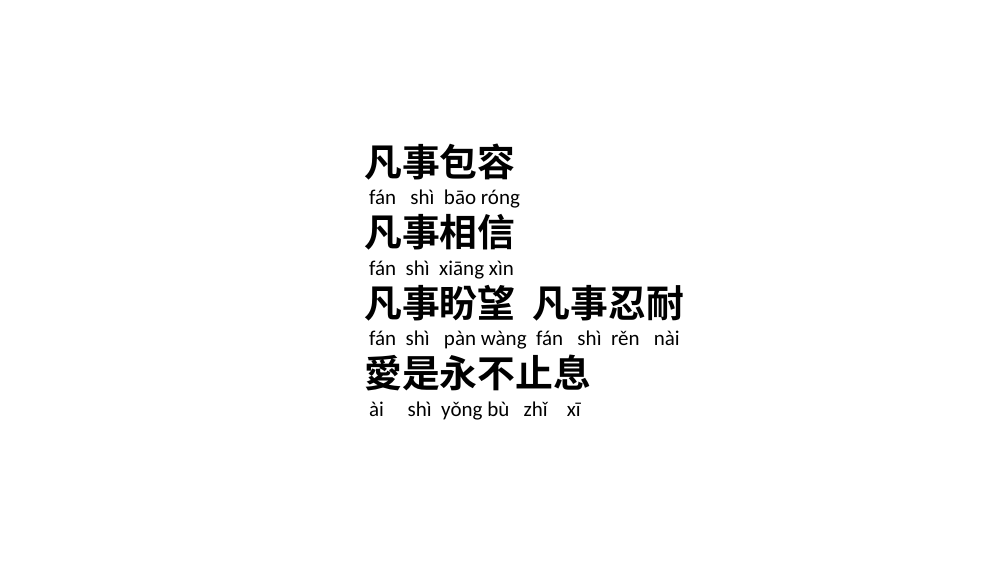
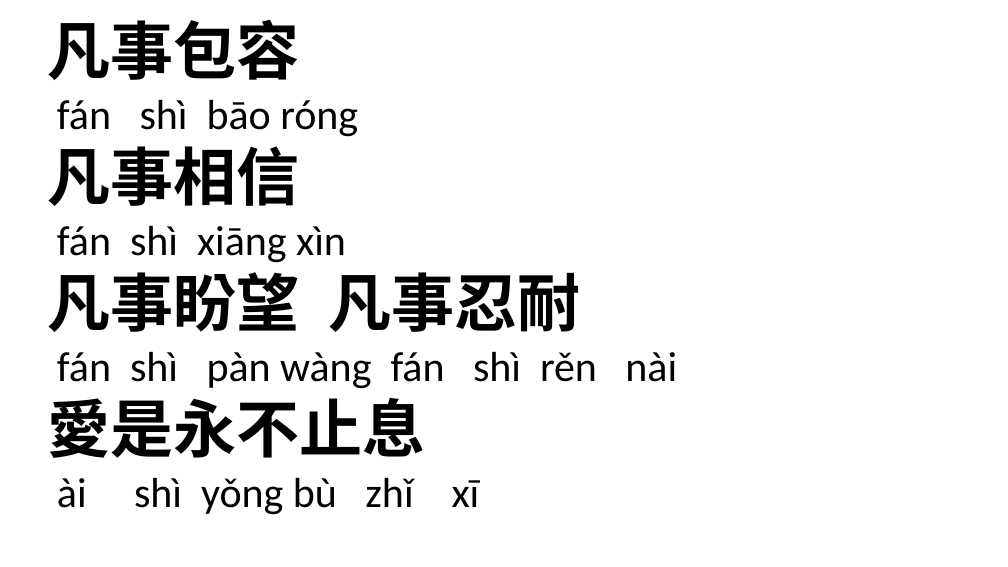
Before and after one commit to batisuoc/free-school-class, a slide deck: slide 10 of chinese/愛是.pptx (slide 7 before the commit). Drawn at 1008x567 pixels with LibreOffice and Linux fonts; fonts in the diff are those of the drawing; background and template pictures are left out. Boxes give left, top, right and bottom in pixels: in the first picture for what was removed or moved away, otherwise in the second. Text is boxed around its words. In the diff, an @@ line names an element or a change of style, - is before the commit and + after.

```diff
--- a/chinese/愛是.pptx
+++ b/chinese/愛是.pptx
@@ text "凡事包容": place and size @@
-text "凡事包容" at (364, 143, 684, 420)
+text "凡事包容" at (48, 20, 677, 515)
@@ text "凡事包容" at (48, 20, 677, 515): size 36 to 60 pt in "凡事包容", "凡事相信", "凡事盼望 凡事忍耐", "愛是永不止息"; size 20 to 40 pt in "fán shì bāo róng", "fán shì xiāng xìn", "fán shì pàn wàng fán shì rěn ...", "ài shì yǒng bù zhǐ xī" @@
```
Also in this commit, not shown: 5 other slides changed, 3 slides added, 3 other files.
